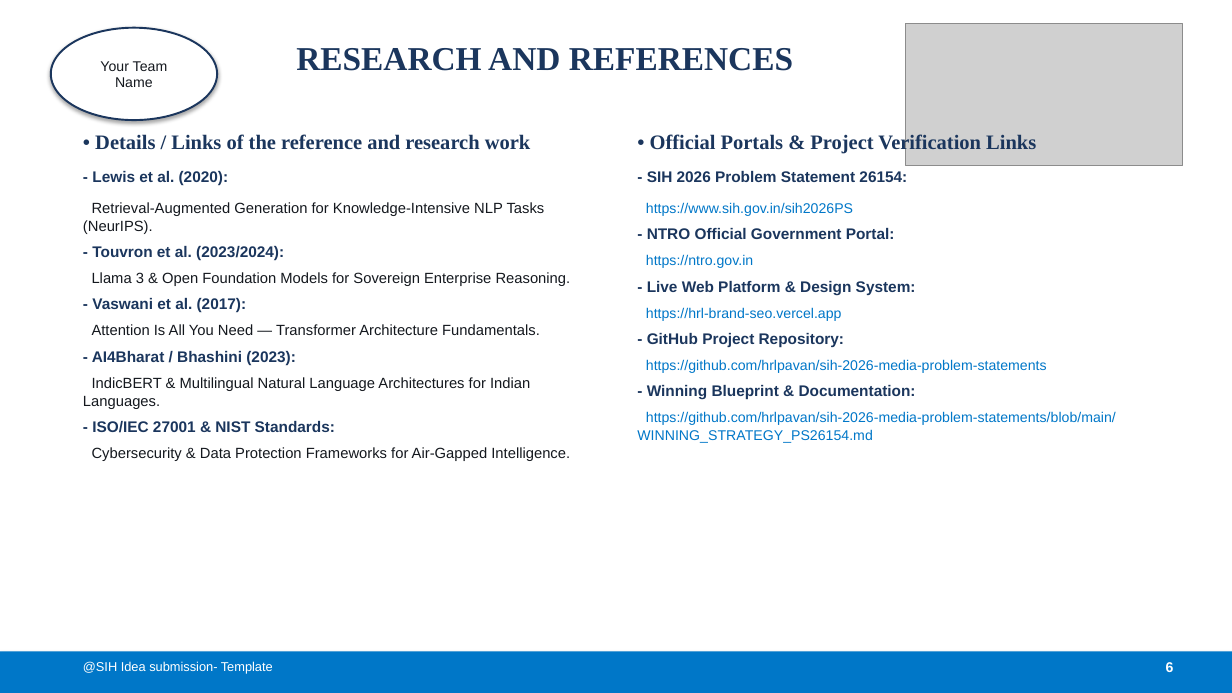
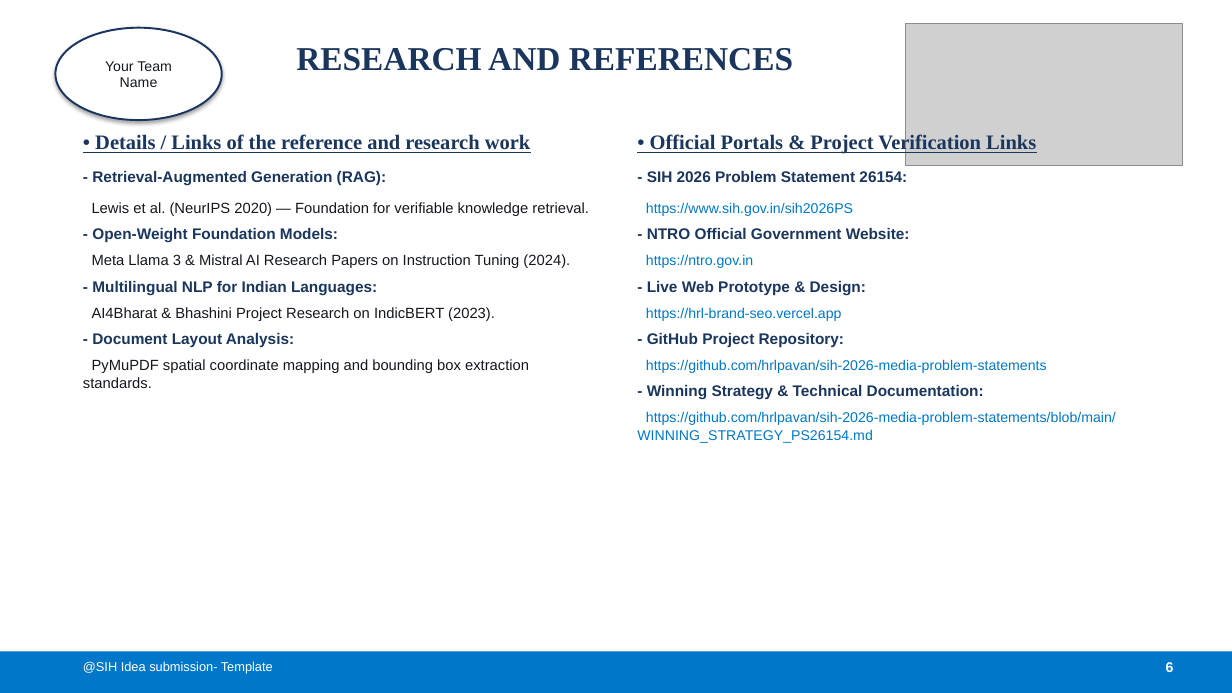
Before and after one commit to hrlpavan/sih-2026-media-problem-statements, a slide deck: slide 6 of SIH2026_Idea_Presentation_PS26154.pptx. Drawn at 1232x693 pixels with LibreOffice and Linux fonts; fonts in the diff are those of the drawing; grey boxes stand for pictures. Boxes give left, top, right and bottom in pixels: in the first picture for what was removed or moved away, otherwise in the second. Text is boxed around its words. In the diff, an @@ line names an element or a change of style, - is before the commit and + after.

Commit message:
Refactor presentation to authentic, clean, human-crafted design with clean flowchart and realistic engineering terms

```diff
--- a/SIH2026_Idea_Presentation_PS26154.pptx
+++ b/SIH2026_Idea_Presentation_PS26154.pptx
@@ ellipse "Your Team": place and size @@
-ellipse "Your Team" at <box>51,28,217,120</box>
+ellipse "Your Team" at <box>55,28,222,120</box>
@@ text at <box>95,134,531,153</box>: underline on in "• Details / Links of the reference ..." @@
@@ text at <box>650,133,1036,154</box>: underline on in "• Official Portals & Project Verification Links" @@
@@ text at <box>83,171,589,388</box>: text changed @@
-- Lewis et al. (2020):
-Retrieval-Augmented Generation for Knowledge-Intensive NLP Tasks (NeurIPS).
-- Touvron et al. (2023/2024):
-Llama 3 & Open Foundation Models for Sovereign Enterprise Reasoning.
-- Vaswani et al. (2017):
-Attention Is All You Need — Transformer Architecture Fundamentals.
-- AI4Bharat / Bhashini (2023):
-IndicBERT & Multilingual Natural Language Architectures for Indian Languages.
-- ISO/IEC 27001 & NIST Standards:
-Cybersecurity & Data Protection Frameworks for Air-Gapped Intelligence.
+- Retrieval-Augmented Generation (RAG):
+Lewis et al. (NeurIPS 2020) — Foundation for verifiable knowledge retrieval.
+- Open-Weight Foundation Models:
+Meta Llama 3 & Mistral AI Research Papers on Instruction Tuning (2024).
+- Multilingual NLP for Indian Languages:
+AI4Bharat & Bhashini Project Research on IndicBERT (2023).
+- Document Layout Analysis:
+PyMuPDF spatial coordinate mapping and bounding box extraction standards.
@@ text at <box>646,228,910,321</box>: text changed @@
-- NTRO Official Government Portal:
-https://ntro.gov.in
-- Live Web Platform & Design System:
-https://hrl-brand-seo.vercel.app
+- NTRO Official Government Website:
+https://ntro.gov.in
+- Live Web Prototype & Design:
+https://hrl-brand-seo.vercel.app
@@ text at <box>637,385,1116,443</box>: text changed @@
-- Winning Blueprint & Documentation:
-https://github.com/hrlpavan/sih-2026-media-problem-statements/blob/main/WINNING_STRATEGY_PS26154.md
+- Winning Strategy & Technical Documentation:
+https://github.com/hrlpavan/sih-2026-media-problem-statements/blob/main/WINNING_STRATEGY_PS26154.md
```
Also in this commit, not shown: 5 other slides changed, 3 other files.
